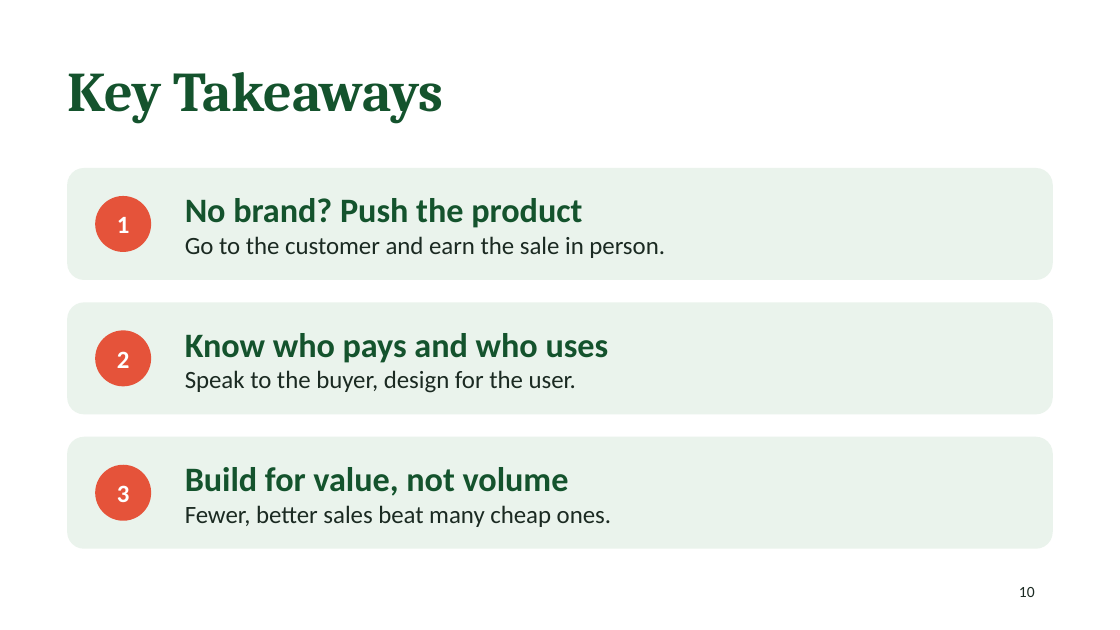
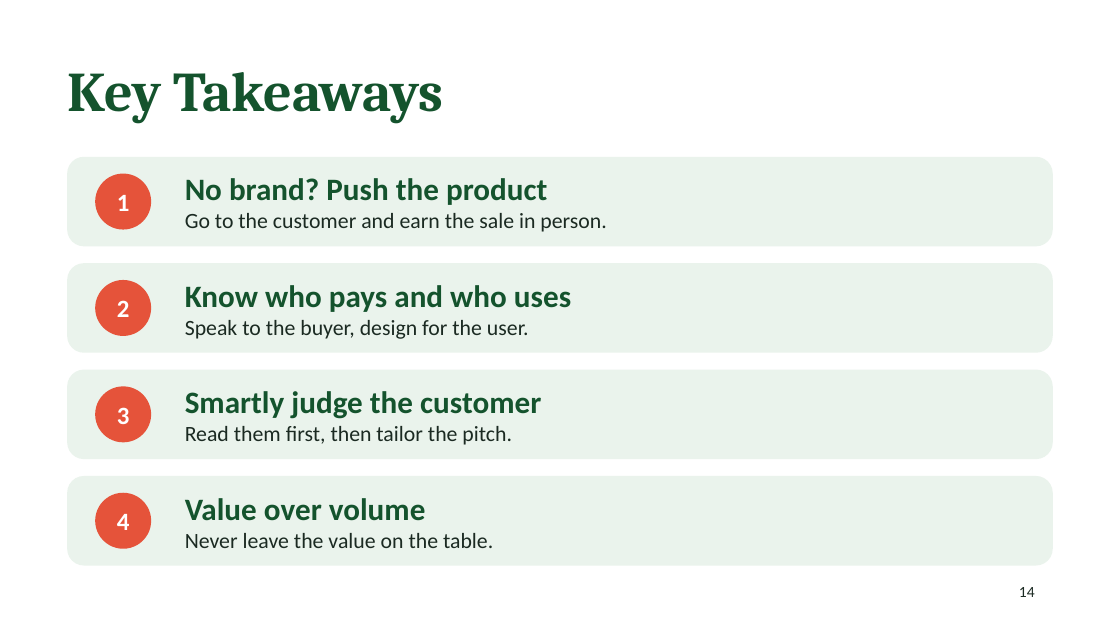
Before and after one commit to geetikamehta-aspora/aspora-social, a slide deck: slide 14 of d2c-lecture/D2C_Lecture.pptx (slide 10 before the commit). Drawn at 1120x630 pixels with LibreOffice and Linux fonts; fonts in the diff are those of the drawing. Boxes give left, top, right and bottom in pixels: in the first picture for what was removed or moved away, otherwise in the second. Text is boxed around its words. In the diff, an @@ line names an element or a change of style, - is before the commit and + after.

```diff
--- a/d2c-lecture/D2C_Lecture.pptx
+++ b/d2c-lecture/D2C_Lecture.pptx
@@ rounded rectangle: place and size @@
-rounded rectangle at <box>67,168,1053,280</box>
+rounded rectangle at <box>67,157,1053,246</box>
@@ ellipse "1": place and size @@
-ellipse "1" at <box>95,196,151,252</box>
+ellipse "1" at <box>95,174,151,230</box>
@@ text "No brand? Push the product": place and size @@
-text "No brand? Push the product" at <box>185,198,665,258</box>
+text "No brand? Push the product" at <box>185,178,606,232</box>
@@ text "No brand? Push the product" at <box>185,178,606,232</box>: size 22 to 20 pt in "No brand? Push the product"; size 16 to 14 pt in "Go to the customer and earn the ..." @@
@@ rounded rectangle: place and size @@
-rounded rectangle at <box>67,302,1053,414</box>
+rounded rectangle at <box>67,263,1053,353</box>
@@ text "Know who pays and who ...": place and size @@
-text "Know who pays and who ..." at <box>185,333,609,393</box>
+text "Know who pays and who ..." at <box>185,285,571,339</box>
@@ text "Know who pays and who ..." at <box>185,285,571,339</box>: size 22 to 20 pt in "Know who pays and who uses"; size 16 to 14 pt in "Speak to the buyer, design for the ..." @@
@@ ellipse "2": place and size @@
-ellipse "2" at <box>95,330,151,386</box>
+ellipse "2" at <box>95,280,151,336</box>
@@ proportions changed in 3 elements at <box>67,157,1053,246</box>, <box>67,263,1053,353</box>, <box>67,370,1053,459</box> @@
@@ rounded rectangle: place and size @@
-rounded rectangle at <box>67,437,1053,549</box>
+rounded rectangle at <box>67,370,1053,459</box>
@@ ellipse "3": place and size @@
-ellipse "3" at <box>95,465,151,521</box>
+ellipse "3" at <box>95,386,151,442</box>
@@ text at <box>185,391,541,445</box>: text changed; size 16 to 14 pt @@
-Build for value, not volume
-Fewer, better sales beat many cheap ones.
+Smartly judge the customer
+Read them first, then tailor the pitch.
@@ rounded rectangle added at <box>67,476,1053,566</box>, fill #EAF3EC @@
@@ ellipse added at <box>95,493,151,549</box>, fill #E5533A, 16 pt, text #FFFFFF, bold @@
+4
@@ text added at <box>185,498,493,548</box>, 14 pt, text #1B2A22 @@
+Value over volume
+Never leave the value on the table.
@@ page number at <box>1019,587,1035,597</box>: text changed @@
-10
+14
```
Also in this commit, not shown: 4 other slides changed, 5 slides added, 1 slide removed.
